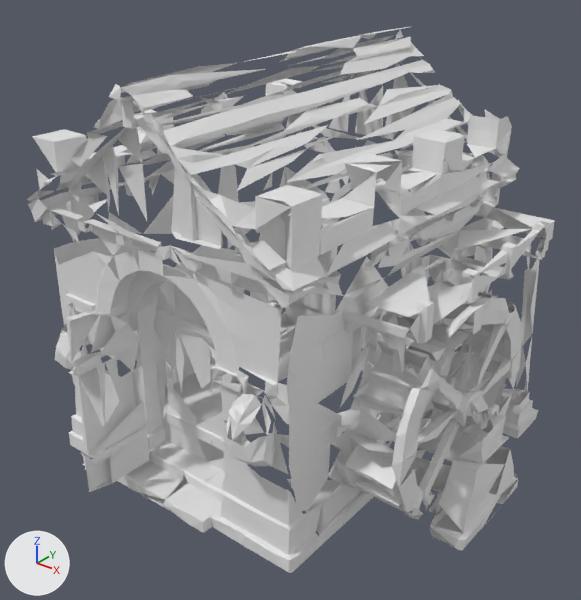
A saved change to the glTF model docs/pc/look_target/crosshaven_city/work/3d_cities/crosshaven/workshops/bld_ws_mill_a_LOD1.glb.
One viewpoint serves both versions: a camera (50 mm lens) standing at (8.85, -11.39, 10.25) and looking at (0.02, -0.35, 3.41). The lights are fixed; the arrows at lower left show +X, +Y and +Z. The first picture is the older version. Materials are left out; every surface is plain grey.

Names of what the first picture shows: 'geometry_0'.
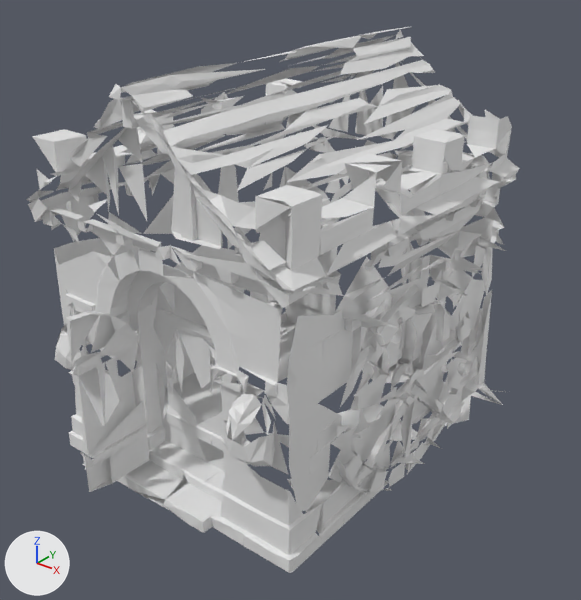
The newer file is also turned or shifted as a whole; pictures and numbers use the older file's frame.

The change, as JSON lines over the scene's bpy script:
```json
{"block": "me_geometry_0", "where": "# used by ob_geometry_0; location = (0.0, 0.0, 0.0)"}
{"op": "remove", "block": "me_geometry_0", "code": "me_geometry_0.from_pydata(...)  # 3571 vertices, 5096 faces; spans x -4.43..4.43, y -4.43..4.42, z 0.0..8.0"}
{"op": "add", "block": "me_geometry_0", "code": "me_geometry_0.from_pydata(...)  # 2883 vertices, 4063 faces; spans x -4.43..3.35, y -4.43..4.42, z 0.05..8.0"}
{"block": "me_geometry_0", "change": "me_geometry_0 part 1: 8 loose pieces with 33 vertices, spanning x 2.55..3.67, y -1.67..3.2, z 0.29..4.28, are deleted"}
{"block": "me_geometry_0", "change": "me_geometry_0 part 2: 655 vertices removed from x 2.55..4.43, y -2.13..3.78, z 0.0..4.79"}
```

Location of each change, (x1, y1, x2, y2) in pixels of the pictures (581 x 600 px):
```json
{"object": "geometry_0", "change": "reshaped", "before": [26, 27, 555, 573], "after": [26, 27, 520, 573], "on screen": "7% narrower"}
{"part": 1, "of": "me_geometry_0", "change": "deleted", "before": [404, 268, 533, 511]}
{"part": 2, "of": "me_geometry_0", "change": "deleted", "before": [344, 208, 555, 550]}
```
